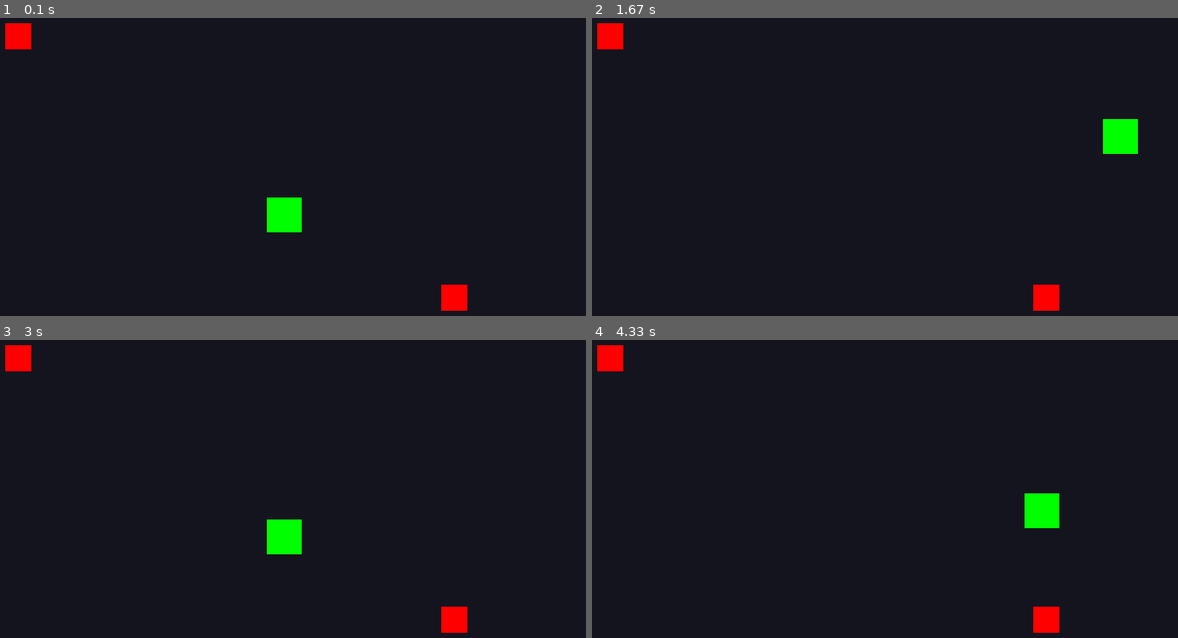
Above: before the commit, frames 1-4 (two rows, left to right).
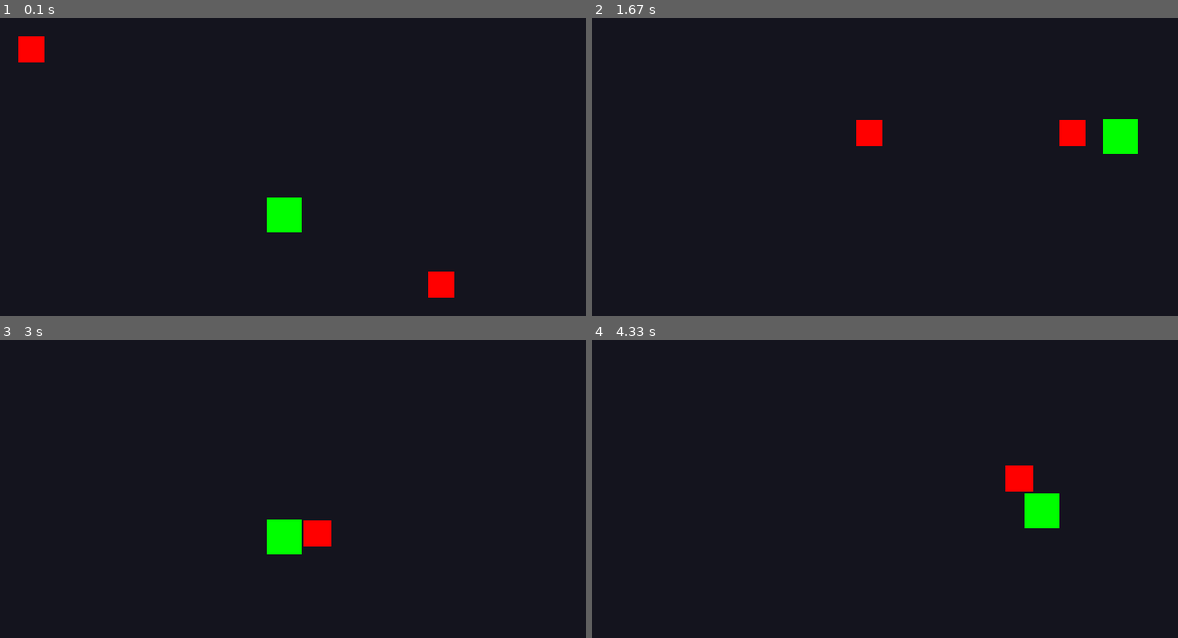
Above: after the commit, the same moments.

Repository: PhV-80/oop-pygame-rpg
Game: pygame game, started from main.py
Same seed, same stepped clock (60 frames per second), same inputs: the game is played once before the commit and once after it.
Inputs:
- Up to frame 1 (0.1 s): no input
- Up to frame 2 (1.67 s): hold Right 0.33-0.8 s; hold Up 0.83-1.13 s; hold Right 1.17-1.63 s
- Up to frame 3 (3 s): hold Left 1.67-2.2 s; hold Down 2.23-2.53 s; hold Left 2.57-2.97 s
- Up to frame 4 (4.33 s): hold Up 3-3.37 s; hold Right 3.4-4.03 s; hold Down from 4.07 s (still down)

The runs differ from the first frame. In frame 1, 1.2% of the frame differs, in the area x 0-80%, y 1-99%; in frame 2, 1.6%, in the area x 0-85%, y 1-99%; in frame 3, 1.2%; in frame 4, 1.2%.

Commit message:
npc follows player

Diff:
--- a/entities/npc.py
+++ b/entities/npc.py
@@ -12,6 +12,19 @@
         self.speed = 3  # Movement speed (slower than player)
         self.health = 100  # Hit points
 
-    def update(self):
+    def update(self, target_x: int, target_y: int):
         """Update NPC state. AI logic will be added in Phase 1.3 Part 2."""
-        pass  # Placeholder for future AI implementation
+        self.target_x = target_x
+        self.target_y = target_y
+
+        if target_x < self.x:
+            self.x -= self.speed
+
+        if target_x > self.x:
+            self.x += self.speed
+
+        if target_y < self.y:
+            self.y -= self.speed
+
+        if target_y > self.y:
+            self.y += self.speed
--- a/main.py
+++ b/main.py
@@ -30,8 +30,8 @@
 
     # Update game state
     player.update()
-    npc1.update()
-    npc2.update()
+    npc1.update(player.x, player.y)
+    npc2.update(player.x, player.y)
 
     # Render frame
     screen.fill(COLOR_BG)
